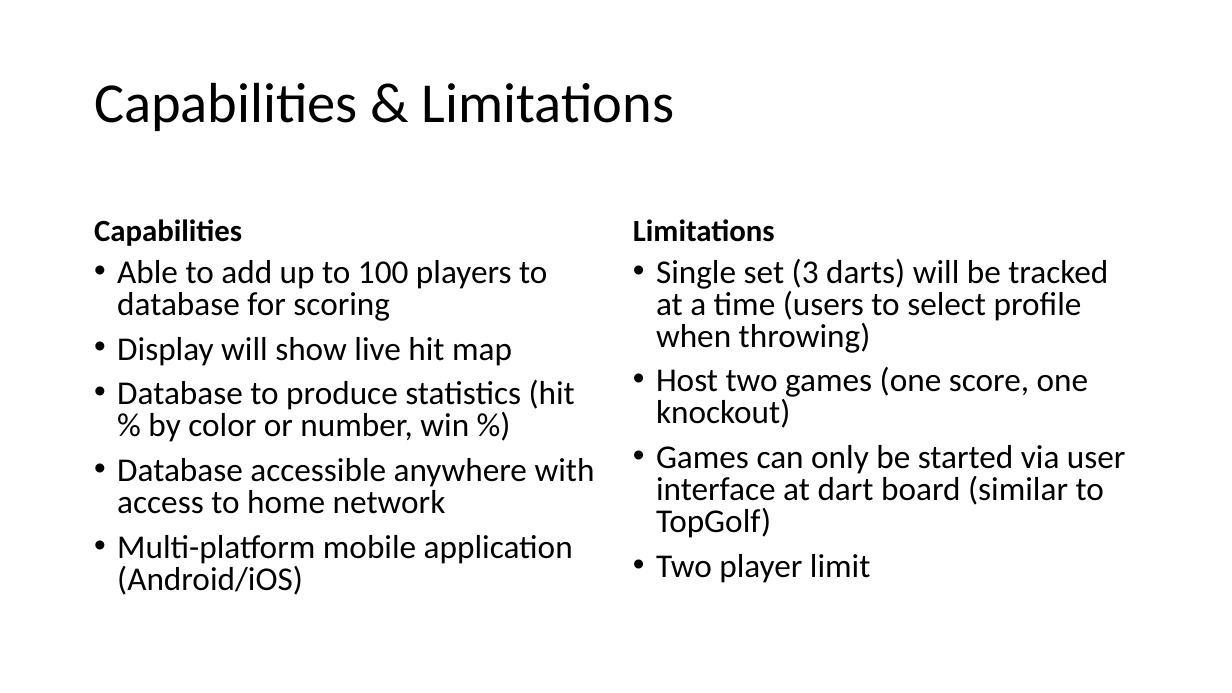
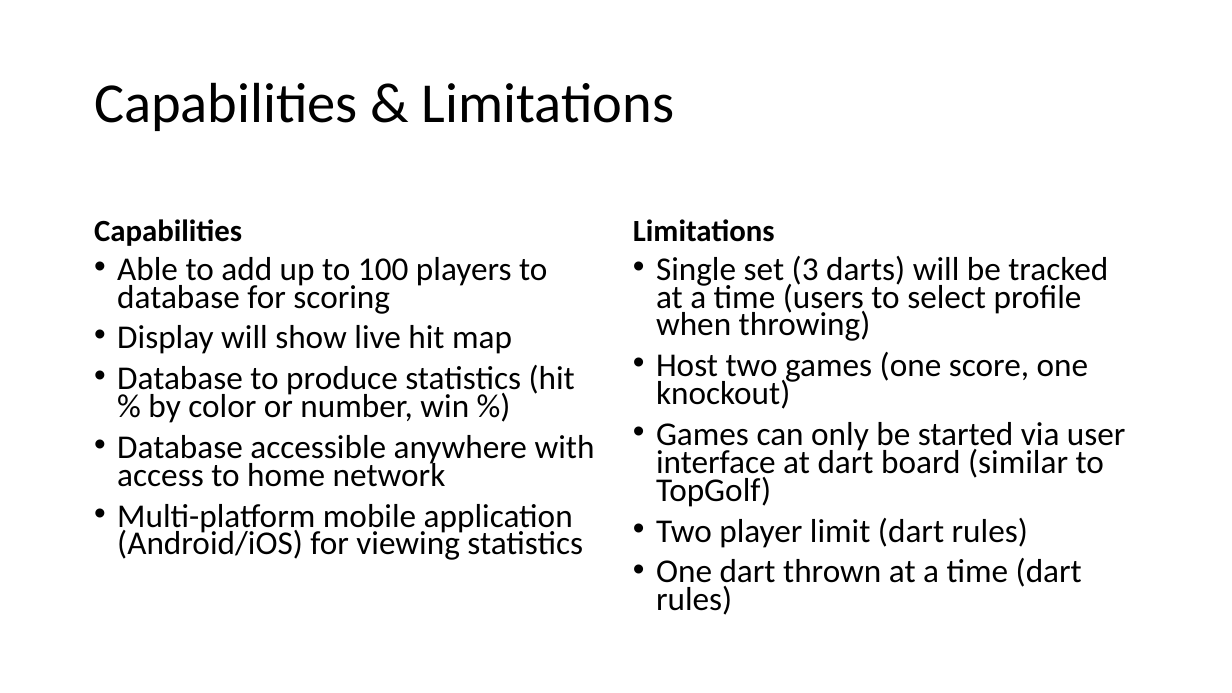
Before and after one commit to kparlak/dart-scoring-system, a slide deck: slide 4 of documentation/Dart_Scoring_System_PDR.pptx. Drawn at 1232x693 pixels with LibreOffice and Linux fonts; fonts in the diff are those of the drawing. Boxes give left, top, right and bottom in pixels: in the first picture for what was removed or moved away, otherwise in the second. Text is boxed around its words. In the diff, an @@ line names an element or a change of style, - is before the commit and + after.

```diff
--- a/documentation/Dart_Scoring_System_PDR.pptx
+++ b/documentation/Dart_Scoring_System_PDR.pptx
@@ text at (117,257,595,487): line spacing 0.8 to 0.7 @@
@@ text at (656,256,1126,507): line spacing 0.8 to 0.7 @@
@@ text at (117,504,583,560): text changed @@
-• Multi-platform mobile application (Android/iOS)
+• Multi-platform mobile application (Android/iOS) for viewing statistics
@@ text at (656,518,1082,615): text changed @@
-• Two player limit
+• Two player limit (dart rules)
+• One dart thrown at a time (dart rules)
```
Also in this commit, not shown: 2 other slides changed, 6 slides added, 3 other files.
